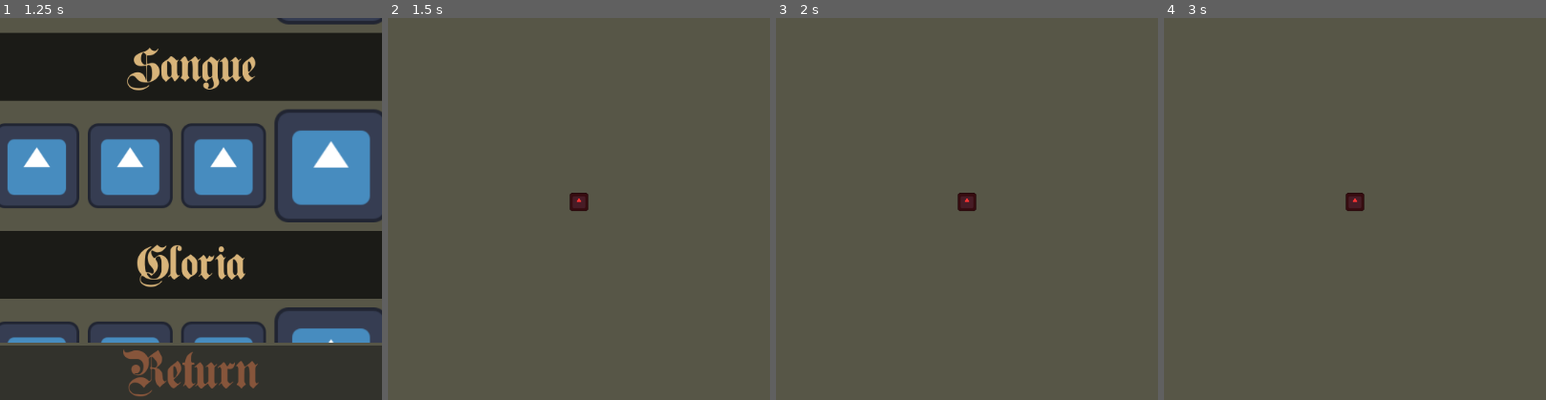
Above: before the commit, frames 1-4 (left to right).
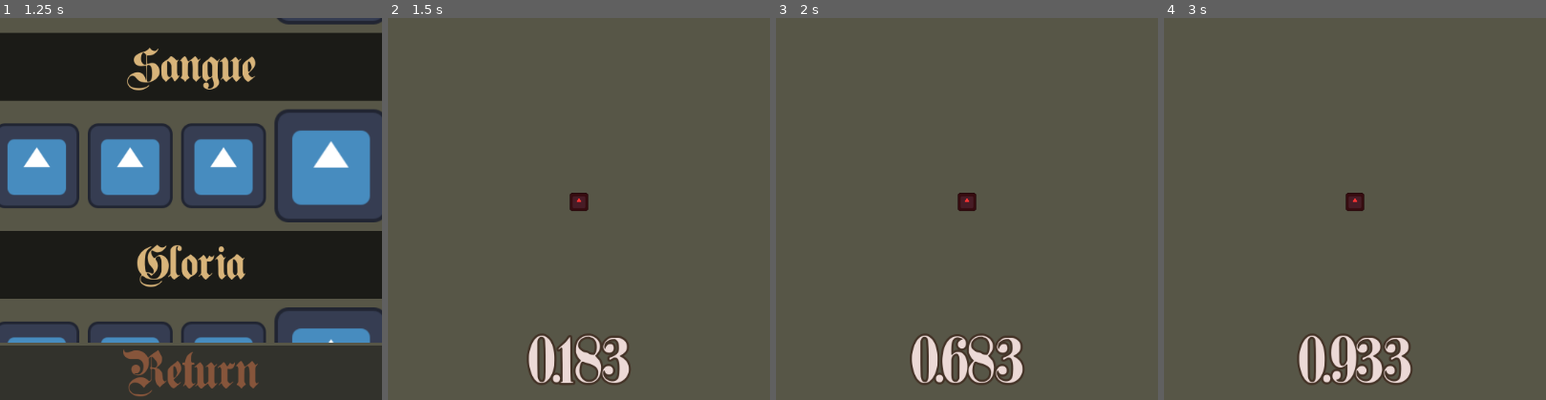
Above: after the commit, the same moments.

Repository: LunaticDancer/Grace
Game: Godot game, scene res://_game_controller.tscn
The game is run twice, just before and just after one commit, with the same random seed, the same clock (stepped at 60 frames per second) and the same inputs. The engine's default icon, where the game draws it, is replaced by a stand-in: a white triangle on a blue panel in a dark square.
Inputs (mouse positions are % of the whole screen's width and height, from its top left):
- Up to frame 1 (1.25 s): click "Play" at 0.5 s
- Up to frame 2 (1.5 s): click (50, 18) at 1.25 s
- Up to frame 3 (2 s): no input
- Up to frame 4 (3 s): click "II" at 2 s; click "Resume" at 2.75 s
The pictures show only the part of the screen within x 25-75%, y 50-100%; the shares and areas given below are measured in that part.

Frame 1 is identical in both runs. In frame 2, 2.3% of the frame differs, in the area x 36-64%, y 82-96%; in frame 3, 2.6%; in frame 4, 2.7%, in the area x 35-65%, y 82-96%.

Commit message:
speedrun timer

Diff:
--- a/_game_controller.gd
+++ b/_game_controller.gd
@@ -8,6 +8,7 @@
 var current_fight_data
 var boss_hp : float
 var boss_max_hp : float
+var timer : float
 
 var current_grace : float
 var cummulative_grace_this_frame : float
@@ -19,10 +20,17 @@
 func _process(delta):
 	process_grace(delta)
 	deal_damage(delta)
+	update_timer(delta)
 
 	if Input.is_action_pressed("pause"):
 		_on_pause_button_pressed()
 
+func update_timer(delta):
+	if boss_hp < 0:
+		return
+
+	timer += delta
+	$GameUiContainer/CompletionTimer.text = "%.3f" % timer
 
 func show_main_menu():
 	$MainMenuContainer.show()
@@ -61,6 +69,7 @@
 	player.initialize($PlayerSpawnPosition.position, self)
 	$GameWorld.add_child(player)
 	current_grace = 0
+	timer = 0
 	var boss = level_data.boss_scene.instantiate()
 	boss.global_position = $BossSpawnPosition.global_position
 	$GameWorld.add_child(boss)
--- a/_game_controller.tscn
+++ b/_game_controller.tscn
@@ -145,6 +145,7 @@
 expand_icon = true
 
 [node name="LevelSelectContainer" type="VBoxContainer" parent="." unique_id=1073937871]
+visible = false
 z_index = 1000
 layout_mode = 1
 anchors_preset = 15
@@ -420,7 +421,6 @@
 expand_icon = true
 
 [node name="GameUiContainer" type="Control" parent="." unique_id=938616955]
-visible = false
 z_index = -1000
 layout_mode = 1
 anchors_preset = 15
@@ -692,6 +692,28 @@
 theme_override_constants/outline_size = 12
 theme_override_font_sizes/font_size = 80
 text = "Lux Aeternum"
+
+[node name="CompletionTimer" type="Label" parent="GameUiContainer" unique_id=890182524]
+layout_mode = 1
+anchors_preset = 7
+anchor_left = 0.5
+anchor_top = 1.0
+anchor_right = 0.5
+anchor_bottom = 1.0
+offset_left = -253.5
+offset_top = -97.0
+offset_right = 253.5
+offset_bottom = -8.0
+grow_horizontal = 2
+grow_vertical = 0
+theme = ExtResource("2_qx5bf")
+theme_override_colors/font_color = Color(0.92549, 0.85098, 0.839216, 1)
+theme_override_colors/font_outline_color = Color(0.262745, 0.196078, 0.14902, 1)
+theme_override_constants/outline_size = 12
+theme_override_font_sizes/font_size = 80
+text = "12.34"
+horizontal_alignment = 1
+vertical_alignment = 1
 
 [node name="GraceMeter" type="ProgressBar" parent="GameUiContainer" unique_id=1148853956]
 layout_mode = 1
